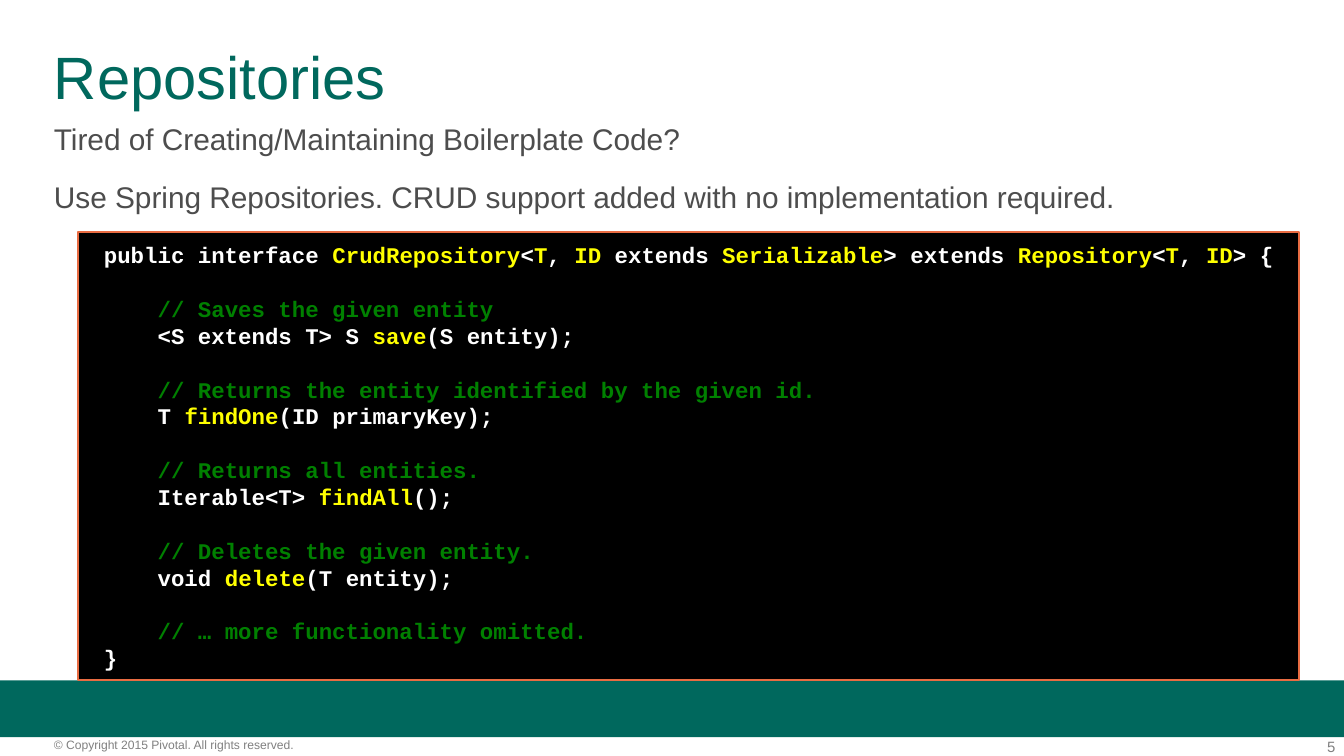
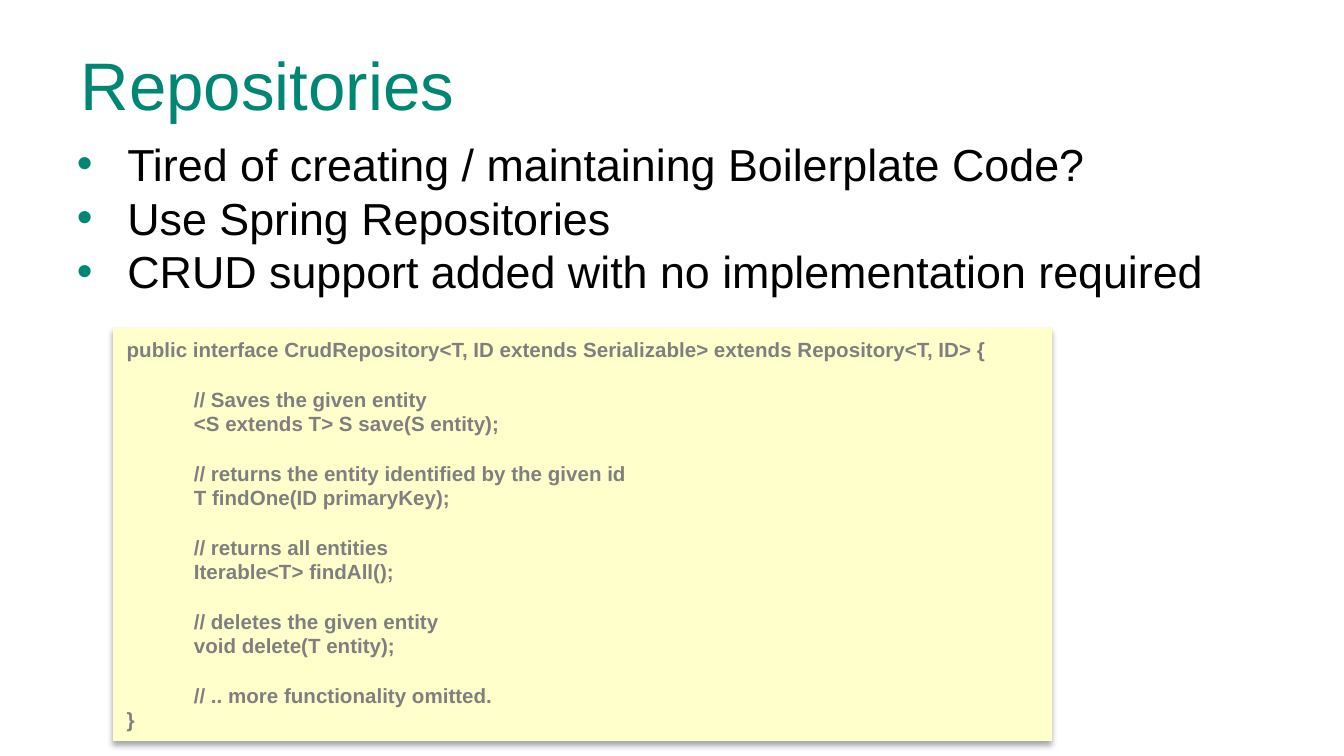
Before and after one commit to phopper-pivotal/PCF-Workshop-Carfax, a slide deck: slide 5 of presentations/5-Spring_Data_REST.pptx. Drawn at 1344x756 pixels with LibreOffice and Linux fonts; fonts in the diff are those of the drawing; background and template pictures are left out. Boxes give left, top, right and bottom in pixels: in the first picture for what was removed or moved away, otherwise in the second. Text is boxed around its words. In the diff, an @@ line names an element or a change of style, - is before the commit and + after.

```diff
--- a/presentations/5-Spring_Data_REST.pptx
+++ b/presentations/5-Spring_Data_REST.pptx
@@ title "Repositories": place and size @@
-title "Repositories" at [54, 55, 386, 110]
+title "Repositories" at [81, 61, 454, 123]
@@ title "Repositories" at [81, 61, 454, 123]: size 32 to 36 pt, text colour #00685D to #008774; line spacing 0.9 to 1 @@
@@ text in rectangle at [54, 128, 1114, 213]: paragraphs removed @@
-Tired of Creating/Maintaining Boilerplate Code?
-Use Spring Repositories. CRUD support added with no implementation required.
@@ text added at [127, 148, 1202, 297], 24 pt, text #000000 @@
+• Tired of creating / maintaining Boilerplate Code?
+• Use Spring Repositories
+• CRUD support added with no implementation required
@@ rectangle removed at [78, 233, 1298, 680] @@
@@ rectangle "public interface CrudRepository<T, ID extends ...": place and size @@
-rectangle "public interface CrudRepository<T, ID extends ..." at [54, 128, 1246, 644]
+rectangle "public interface CrudRepository<T, ID extends ..." at [113, 328, 1051, 741]
@@ rectangle "public interface CrudRepository<T, ID extends ..." at [113, 328, 1051, 741]: vertical alignment top to middle; fill none to #FFFFCC; outline none to #FFFFCC 0.75 pt; shadow on @@
@@ text in rectangle at [127, 342, 971, 657]: size 12 to 11 pt, font Courier New to Arial in "public interface CrudRepository<T, ID extends Serializable>  ...", "// Saves the given entity", "<S extends T> S save(S entity);", "T findOne(ID primaryKey);" and 3 more places; text colour #FFFFFF to #7F7F7F in "public interface CrudRepository<T, extends Serializable> ext ...", "<S extends T> S save(S entity);", "T findOne(ID primaryKey);", "Iterable<T> findAll();" and 2 more places; text colour #FFFF00 to #7F7F7F in "CrudRepository<T, ID Serializable> Repository<T, ID>", "save(S", "findOne(ID", "findAll();" and 1 more places; text colour #008000 to #7F7F7F in "// Saves the given entity"; indent changed @@
@@ text in rectangle at [211, 466, 625, 486]: text changed; size 12 to 11 pt; font Courier New to Arial; text colour #008000 to #7F7F7F @@
-// Returns the entity identified by the given id.
+// returns the entity identified by the given id
@@ text in rectangle at [211, 540, 388, 555]: text changed; size 12 to 11 pt; font Courier New to Arial; text colour #008000 to #7F7F7F @@
-// Returns all entities.
+// returns all entities
@@ text in rectangle at [211, 614, 438, 634]: text changed; size 12 to 11 pt; font Courier New to Arial; text colour #008000 to #7F7F7F @@
-// Deletes the given entity.
+// deletes the given entity
@@ rectangle removed at [0, 680, 1344, 737] @@
@@ text in rectangle at [228, 688, 492, 707]: text changed; size 12 to 11 pt; font Courier New to Arial; text colour #008000 to #7F7F7F @@
-// … more functionality omitted.
+// .. more functionality omitted.
@@ text removed at [66, 740, 293, 752] @@
-© Copyright 2015 Pivotal. All rights reserved.
@@ page number removed at [1327, 742, 1335, 752] @@
-5
```
Also in this commit, not shown: 9 other slides changed, 6 slides added, 8 slides removed, 3 other files.
